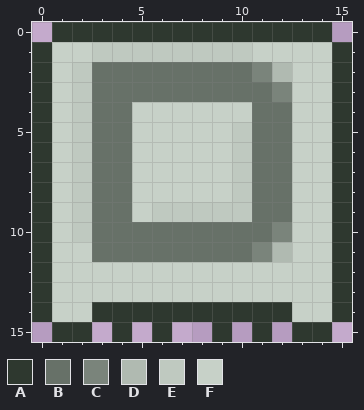
File history of a pixel-art sprite, sprites/dataterminal/dataterminal_main_small.png. This is how it looked before the edit.
The file is 16x16 pixels. Colours within 5 levels of each other are drawn and written as one.
Palette (. is transparent): A #2e382f  B #677168  C #7a847b  D #b0bab1  E #bfc9c0  F #c7d1c8
Pixels before, first column x 0:
 0 .AAAAAAAAAAAAAA.
 1 AFFEEEEEEEEFFFFA
 2 AFEBBBBBBBBCDFFA
 3 AFEBBBBBBBBBCFFA
 4 AFEBBFFFFFFBBFFA
 5 AFEBBFFFFFEBBFFA
 6 AFEBBFFFFFEBBFFA
 7 AFEBBFFFFFEBBFFA
 8 AFEBBFFFFFEBBFFA
 9 AFEBBFEEEEEBBFFA
10 AFEBBBBBBBBBCFFA
11 AFFBBBBBBBBCDFFA
12 AFFFFFFFFFFFFFFA
13 AFFFFFFFFFFFFFFA
14 AFFAAAAAAAAAAFFA
15 .AA.A.A..A.A.AA.
The result:
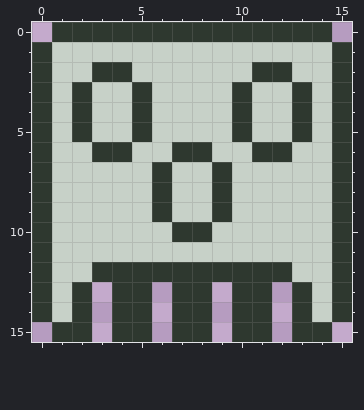
Diff:
y 1: x 3..10 EEEEEEEE -> FFFFFFFF
y 2: x 2..12 EBBBBBBBBCD -> FAAFFFFFFAA
y 3: x 2..13 EBBBBBBBBBCF -> AFFAFFFFAFFA
y 4: x 2..5 EBBF -> AFFA; x 10..13 FBBF -> AFFA
y 5: x 2..5 EBBF -> AFFA; x 10..13 EBBF -> AFFA
y 6: x 2..4 EBB -> FAA; x 7..8 FF -> AA; x 10..12 EBB -> FAA
y 7..8: x 2..4 EBB -> FFF; x 6 F -> A; x 9..12 FEBB -> AFFF
y 9: x 2..4 EBB -> FFF; x 6..12 EEEEEBB -> AFFAFFF
y 10: x 2..12 EBBBBBBBBBC -> FFFFFAAFFFF
y 11: x 3..12 BBBBBBBBCD -> FFFFFFFFFF
y 12: x 3..12 FFFFFFFFFF -> AAAAAAAAAA
y 13: x 2..13 FFFFFFFFFFFF -> A.AA.AA.AA.A
y 14: x 2..3 FA -> A.; x 6 A -> .; x 9 A -> .; x 12..13 AF -> .A
y 15: x 5..10 .A..A. -> A.AA.A
